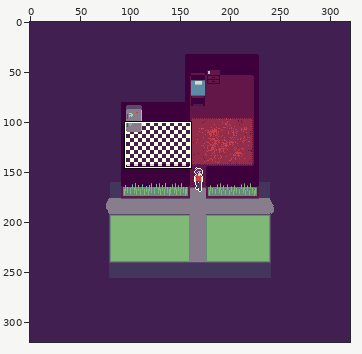
Edited in one commit: pixel-art file (art/house.aseprite). Above, an overview of the earlier version with the close-up marked.
Close-up. First the earlier version:
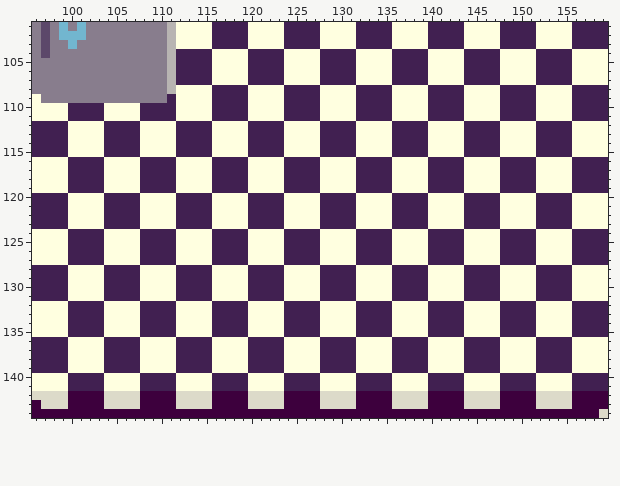
320x320 pixels, 1 frame. Shown: x 96..159, y 101..144.
The same view after the edit:
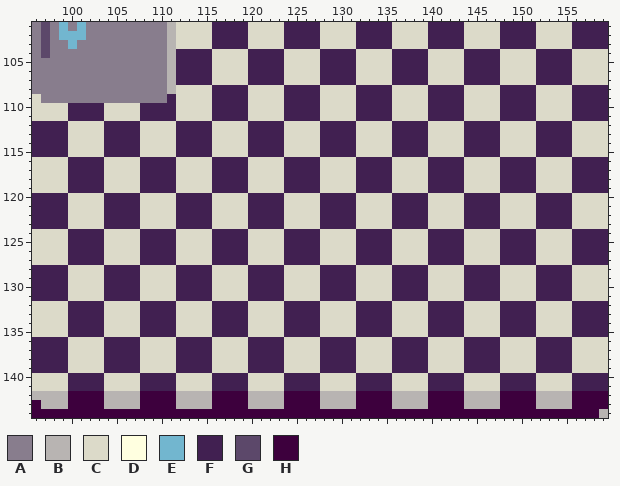
Palette (. is transparent): A #887d8d  B #b8b4b2  C #dcdac9  D #ffffe0  E #72b6cf  F #412051  G #5c486a  H #3d003d
Edits made:
Changed rows in their new state; - is an unchanged pixel.
Layer "floor":
first column x 96:
101 ----------------CCCC----CCCC----CCCC----CCCC----CCCC----CCCC----
102 ----------------CCCC----CCCC----CCCC----CCCC----CCCC----CCCC----
103 ----------------CCCC----CCCC----CCCC----CCCC----CCCC----CCCC----
104 --------------------CCCC----CCCC----CCCC----CCCC----CCCC----CCCC
105 --------------------CCCC----CCCC----CCCC----CCCC----CCCC----CCCC
106 --------------------CCCC----CCCC----CCCC----CCCC----CCCC----CCCC
107 --------------------CCCC----CCCC----CCCC----CCCC----CCCC----CCCC
108 ----------------CCCC----CCCC----CCCC----CCCC----CCCC----CCCC----
109 C---------------CCCC----CCCC----CCCC----CCCC----CCCC----CCCC----
110 CCCC----CCCC----CCCC----CCCC----CCCC----CCCC----CCCC----CCCC----
111 CCCC----CCCC----CCCC----CCCC----CCCC----CCCC----CCCC----CCCC----
112 ----CCCC----CCCC----CCCC----CCCC----CCCC----CCCC----CCCC----CCCC
113 ----CCCC----CCCC----CCCC----CCCC----CCCC----CCCC----CCCC----CCCC
114 ----CCCC----CCCC----CCCC----CCCC----CCCC----CCCC----CCCC----CCCC
115 ----CCCC----CCCC----CCCC----CCCC----CCCC----CCCC----CCCC----CCCC
116 CCCC----CCCC----CCCC----CCCC----CCCC----CCCC----CCCC----CCCC----
117 CCCC----CCCC----CCCC----CCCC----CCCC----CCCC----CCCC----CCCC----
118 CCCC----CCCC----CCCC----CCCC----CCCC----CCCC----CCCC----CCCC----
119 CCCC----CCCC----CCCC----CCCC----CCCC----CCCC----CCCC----CCCC----
120 ----CCCC----CCCC----CCCC----CCCC----CCCC----CCCC----CCCC----CCCC
121 ----CCCC----CCCC----CCCC----CCCC----CCCC----CCCC----CCCC----CCCC
122 ----CCCC----CCCC----CCCC----CCCC----CCCC----CCCC----CCCC----CCCC
123 ----CCCC----CCCC----CCCC----CCCC----CCCC----CCCC----CCCC----CCCC
124 CCCC----CCCC----CCCC----CCCC----CCCC----CCCC----CCCC----CCCC----
125 CCCC----CCCC----CCCC----CCCC----CCCC----CCCC----CCCC----CCCC----
126 CCCC----CCCC----CCCC----CCCC----CCCC----CCCC----CCCC----CCCC----
127 CCCC----CCCC----CCCC----CCCC----CCCC----CCCC----CCCC----CCCC----
128 ----CCCC----CCCC----CCCC----CCCC----CCCC----CCCC----CCCC----CCCC
129 ----CCCC----CCCC----CCCC----CCCC----CCCC----CCCC----CCCC----CCCC
130 ----CCCC----CCCC----CCCC----CCCC----CCCC----CCCC----CCCC----CCCC
131 ----CCCC----CCCC----CCCC----CCCC----CCCC----CCCC----CCCC----CCCC
132 CCCC----CCCC----CCCC----CCCC----CCCC----CCCC----CCCC----CCCC----
133 CCCC----CCCC----CCCC----CCCC----CCCC----CCCC----CCCC----CCCC----
134 CCCC----CCCC----CCCC----CCCC----CCCC----CCCC----CCCC----CCCC----
135 CCCC----CCCC----CCCC----CCCC----CCCC----CCCC----CCCC----CCCC----
136 ----CCCC----CCCC----CCCC----CCCC----CCCC----CCCC----CCCC----CCCC
137 ----CCCC----CCCC----CCCC----CCCC----CCCC----CCCC----CCCC----CCCC
138 ----CCCC----CCCC----CCCC----CCCC----CCCC----CCCC----CCCC----CCCC
139 ----CCCC----CCCC----CCCC----CCCC----CCCC----CCCC----CCCC----CCCC
140 CCCC----CCCC----CCCC----CCCC----CCCC----CCCC----CCCC----CCCC----
141 CCCC----CCCC----CCCC----CCCC----CCCC----CCCC----CCCC----CCCC----
142 BBBB----BBBB----BBBB----BBBB----BBBB----BBBB----BBBB----BBBB----
143 -BBB----BBBB----BBBB----BBBB----BBBB----BBBB----BBBB----BBBB----
144 ---------------------------------------------------------------B
Pixel boxes of the changes (left, top, right, bottom) in both close-ups:
changed: (32, 22, 608, 409)
changed: (599, 409, 608, 418)
